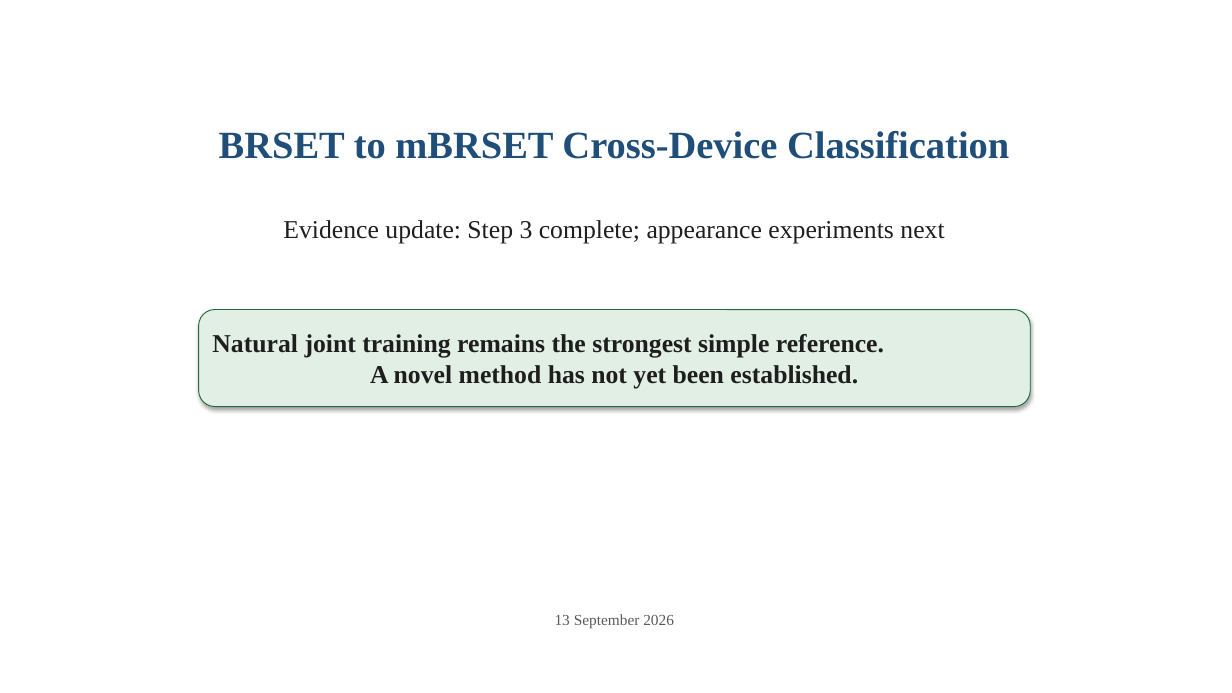
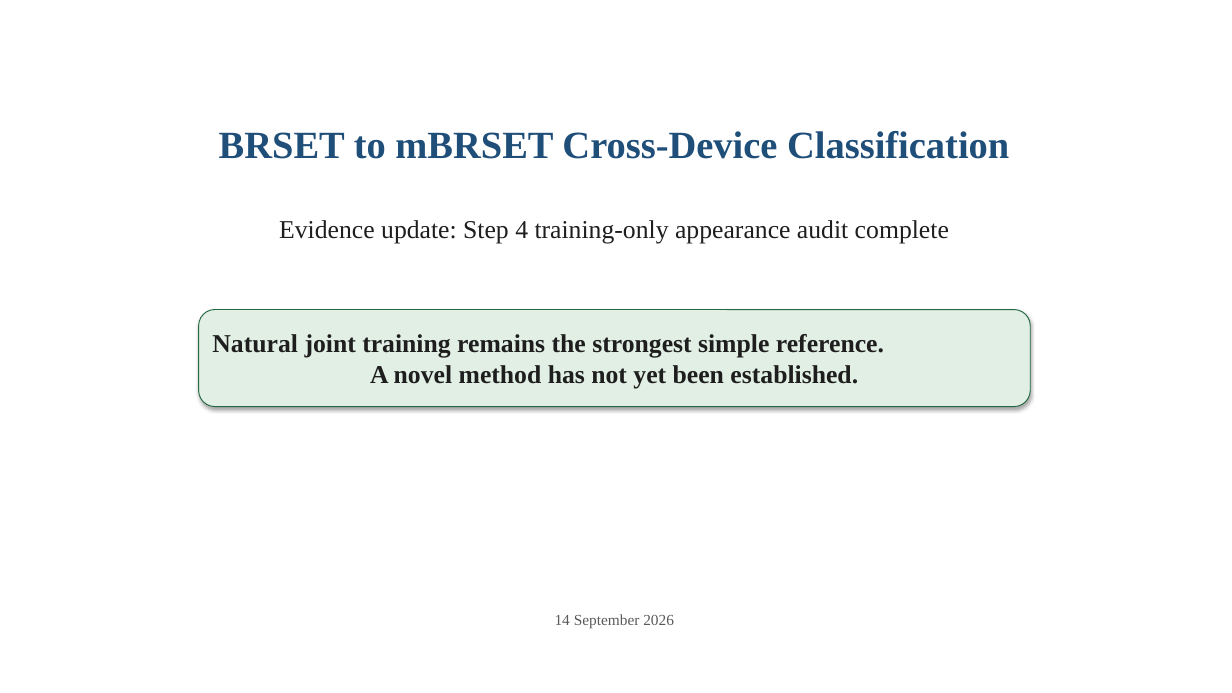
Before and after one commit to Sahith59/brset-convnextv2, a slide deck: slide 1 of research/codex/reports/BRSET_mBRSET_Research_Update.pptx. Drawn at 1232x693 pixels with LibreOffice and Linux fonts; fonts in the diff are those of the drawing. Boxes give left, top, right and bottom in pixels: in the first picture for what was removed or moved away, otherwise in the second. Text is boxed around its words. In the diff, an @@ line names an element or a change of style, - is before the commit and + after.

Commit message:
Start audited Step 4 appearance study

```diff
--- a/research/codex/reports/BRSET_mBRSET_Research_Update.pptx
+++ b/research/codex/reports/BRSET_mBRSET_Research_Update.pptx
@@ text at [279,220,949,243]: text changed @@
-Evidence update: Step 3 complete; appearance experiments next
+Evidence update: Step 4 training-only appearance audit complete
@@ text at [555,614,674,628]: text changed @@
-13 September 2026
+14 September 2026
```
Also in this commit, not shown: 1 other slide changed, 15 other files.
